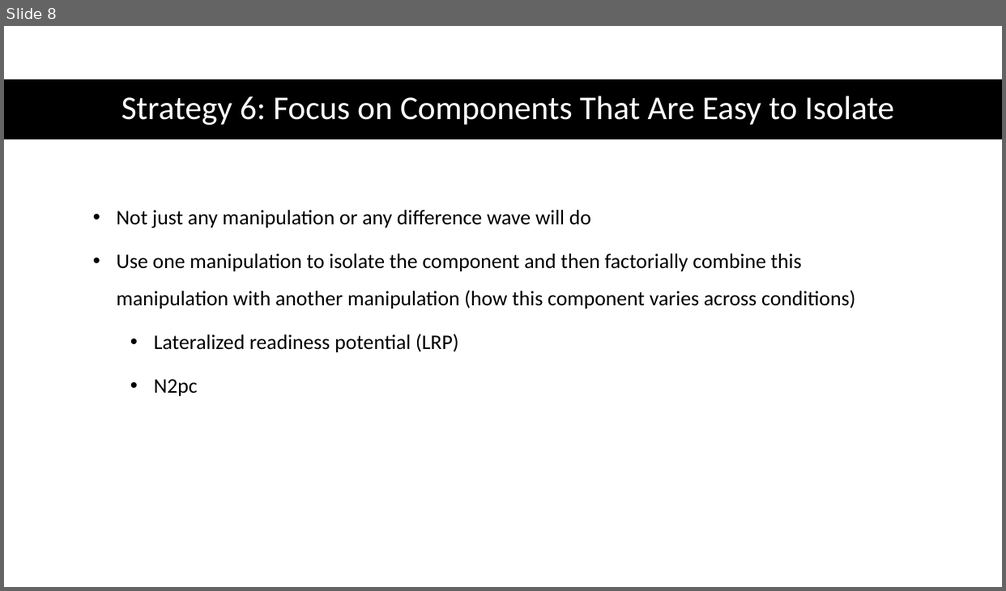
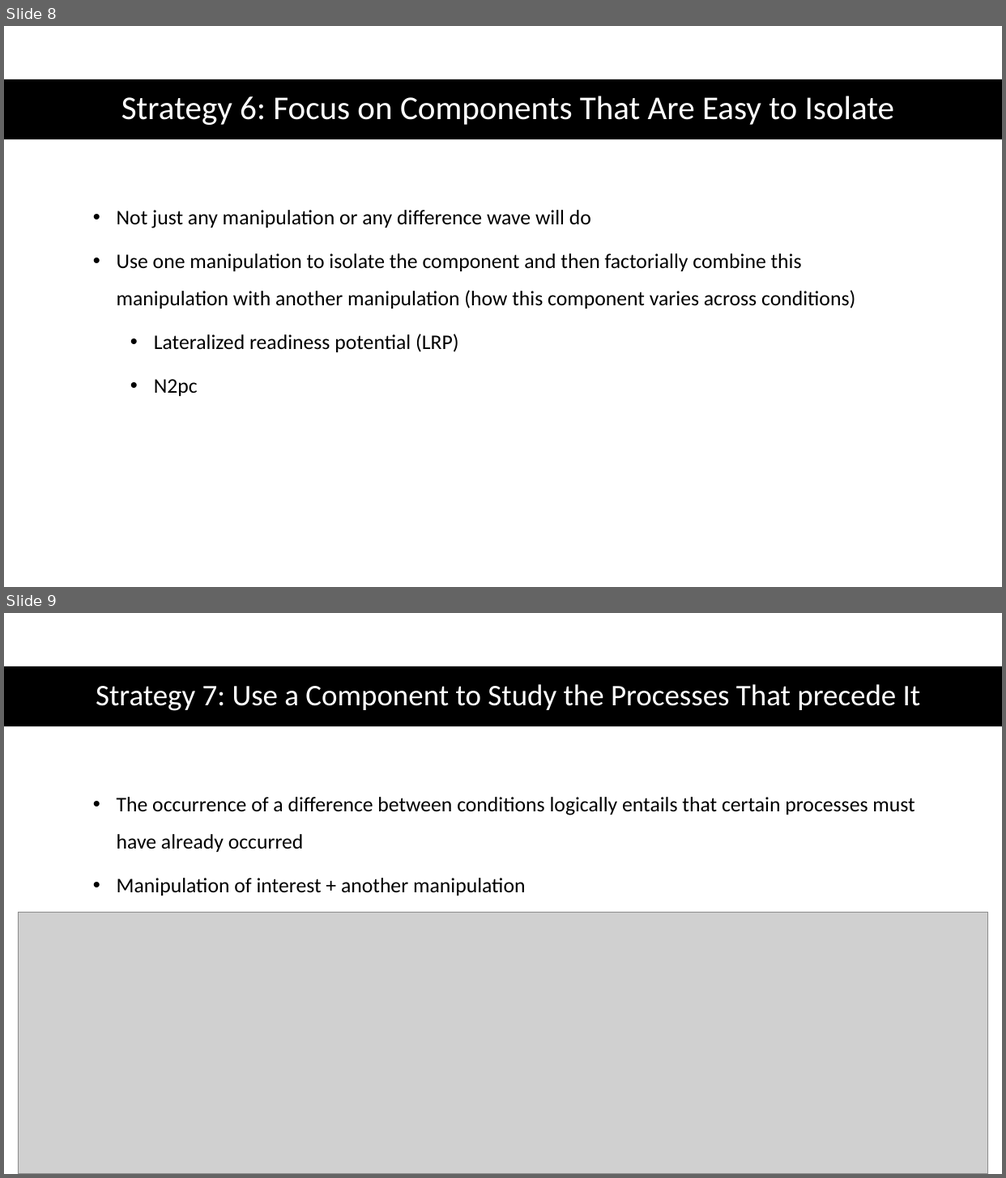
Before and after one commit to clararhee/summer-study, a slide deck: summer-study/EEG/ppt/Chapter4_part1.pptx. Shown one above the other, each under a label of ours: slide 8 before the commit, slides 8 and 9 after it. The pictures are 1006x591 and 1006x1178 pixels, drawn with LibreOffice and Linux fonts; fonts in the diff are those of the drawing; grey boxes stand for pictures. Boxes give left, top, right and bottom in pixels: in the first picture for what was removed or moved away, otherwise in the second. Text is boxed around its words. In the diff, an @@ line names an element or a change of style, - is before the commit and + after.

```diff
--- a/summer-study/EEG/ppt/Chapter4_part1.pptx
+++ b/summer-study/EEG/ppt/Chapter4_part1.pptx
@@ slide 9 added at [4,613,1002,1174], background #FFFFFF @@
@@ rectangle added at [4,666,1002,726], fill #000000 @@
@@ title added at [96,684,921,711], 28.8 pt, text #FFFFFF @@
+Strategy 7: Use a Component to Study the Processes That precede It
@@ text added at [117,797,914,896], 20 pt, text #000000 @@
+• The occurrence of a difference between conditions logically entails that certain processes must have already occurred
+• Manipulation of interest + another manipulation
@@ picture added at [19,913,987,1174] @@
```
Also in this commit, not shown: 1 other slide added.
